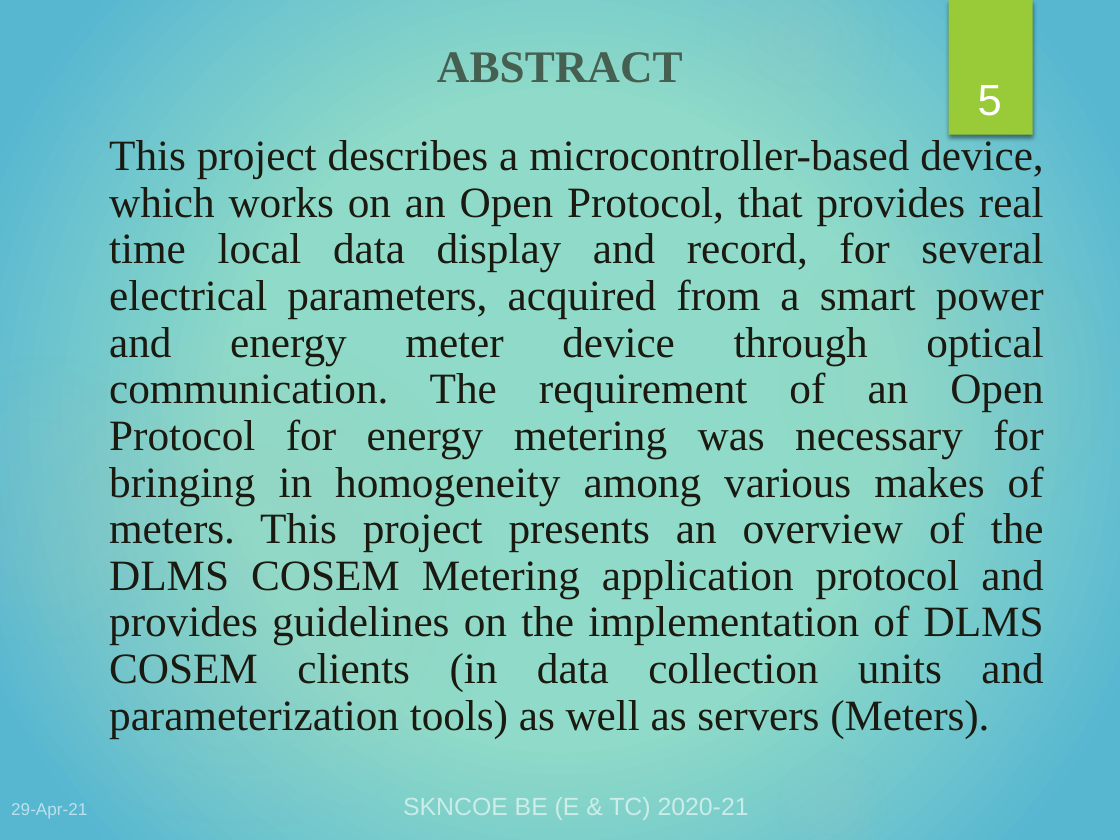
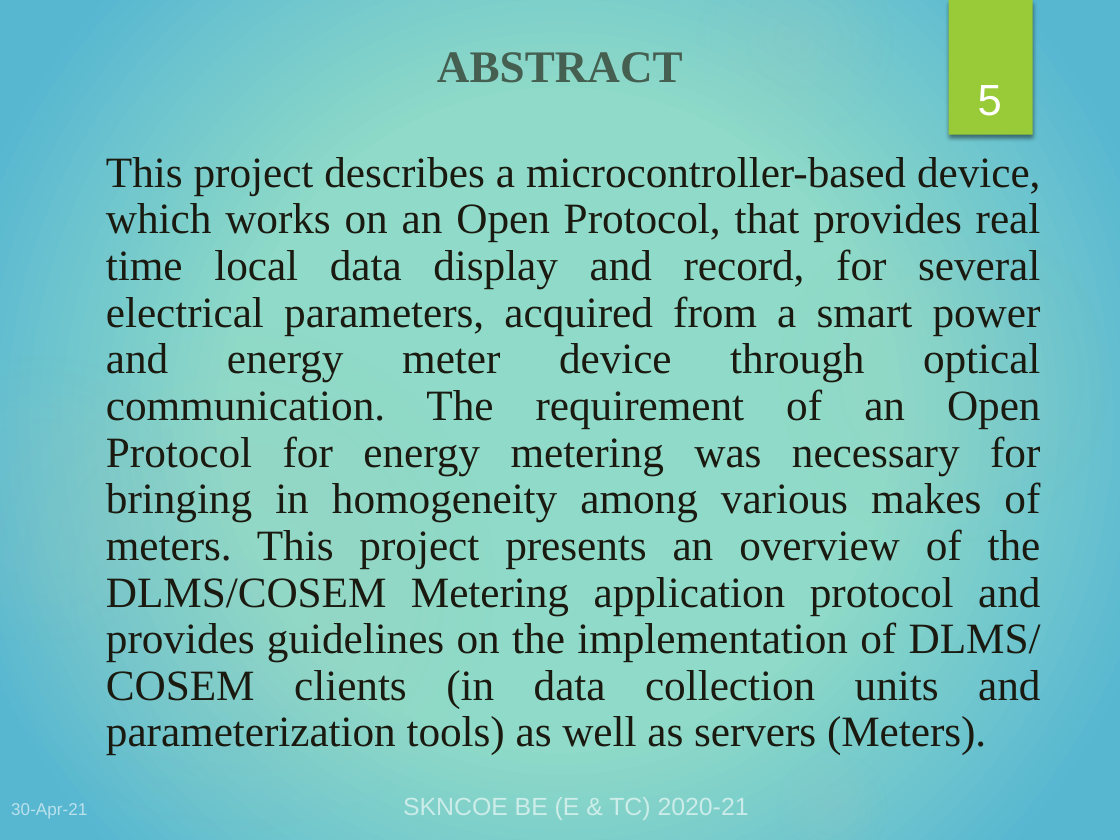
Before and after one commit to WorkWithSoham/Optical_Port_Data_Communication, a slide deck: slide 5 of FINAL OpticalPort-DataCommunication.pptx. Drawn at 1120x840 pixels with LibreOffice and Linux fonts; fonts in the diff are those of the drawing. Boxes give left, top, right and bottom in pixels: in the first picture for what was removed or moved away, otherwise in the second. Text is boxed around its words. In the diff, an @@ line names an element or a change of style, - is before the commit and + after.

```diff
--- a/FINAL OpticalPort-DataCommunication.pptx
+++ b/FINAL OpticalPort-DataCommunication.pptx
@@ text at bbox=[106, 157, 1041, 755]: text changed @@
-This project describes a microcontroller-based device, which works on an Open Protocol, that provides real time local data display and record, for several electrical parameters, acquired from a smart power and energy meter device through optical communication. The requirement of an Open Protocol for energy metering was necessary for bringing in homogeneity among various makes of meters. This project presents an overview of the DLMS COSEM Metering application protocol and provides guidelines on the implementation of DLMS COSEM clients (in data collection units and parameterization tools) as well as servers (Meters).
+This project describes a microcontroller-based device, which works on an Open Protocol, that provides real time local data display and record, for several electrical parameters, acquired from a smart power and energy meter device through optical communication. The requirement of an Open Protocol for energy metering was necessary for bringing in homogeneity among various makes of meters. This project presents an overview of the DLMS/COSEM Metering application protocol and provides guidelines on the implementation of DLMS/ COSEM clients (in data collection units and parameterization tools) as well as servers (Meters).
@@ text at bbox=[11, 803, 87, 819]: text changed @@
-29-Apr-21
+30-Apr-21
```
Also in this commit, not shown: 29 other slides changed.
